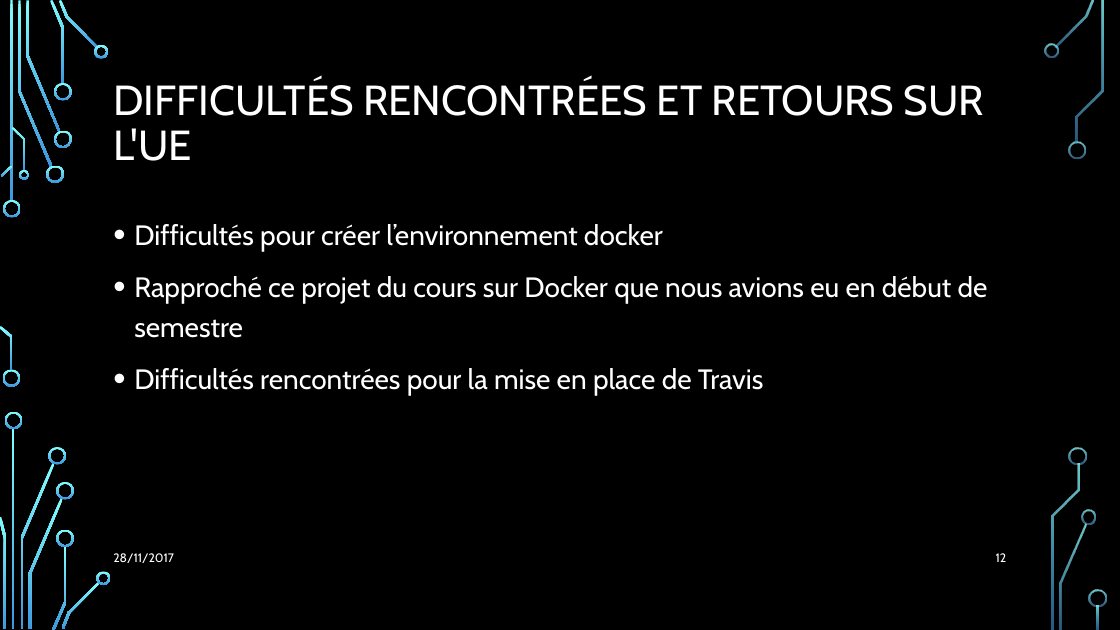
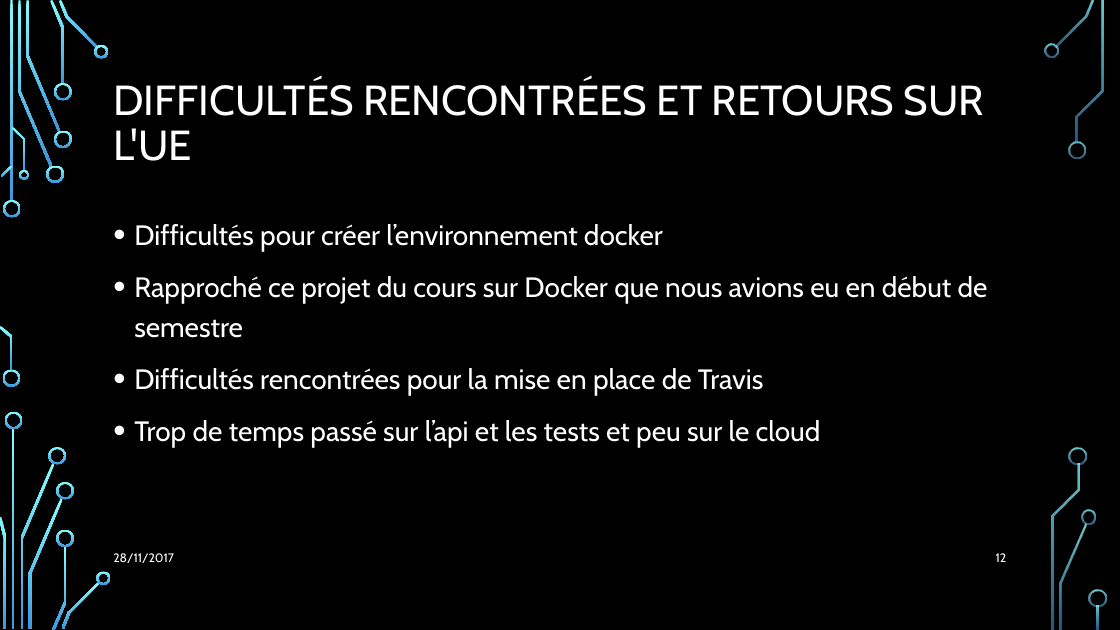
Before and after one commit to Julienbtn/cloud-project-equipe-7, a slide deck: slide 12 of Presentation Cloud.pptx. Drawn at 1120x630 pixels with LibreOffice and Linux fonts; fonts in the diff are those of the drawing; background and template pictures are left out. Boxes give left, top, right and bottom in pixels: in the first picture for what was removed or moved away, otherwise in the second. Text is boxed around its words. In the diff, an @@ line names an element or a change of style, - is before the commit and + after.

```diff
--- a/Presentation Cloud.pptx
+++ b/Presentation Cloud.pptx
@@ text at bbox=[134, 420, 821, 448]: paragraph added @@
+• Trop de temps passé sur l’api et les tests et peu sur le cloud
```
Also in this commit, not shown: 10 other slides changed.
